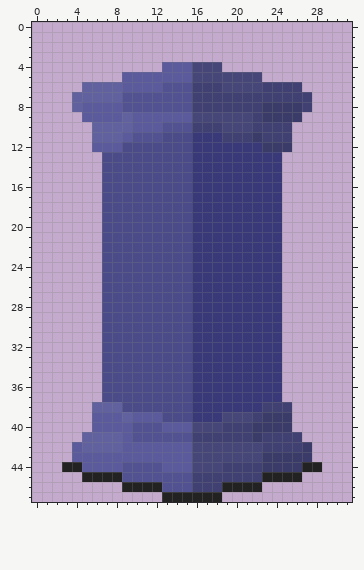
File history of a pixel-art sprite, levels/level6_pr/terrain/terrain001.png. This is how it looked before the edit.
The file is 32x48 pixels. Colours within 5 levels of each other are drawn and written as one.
The same view after the edit:
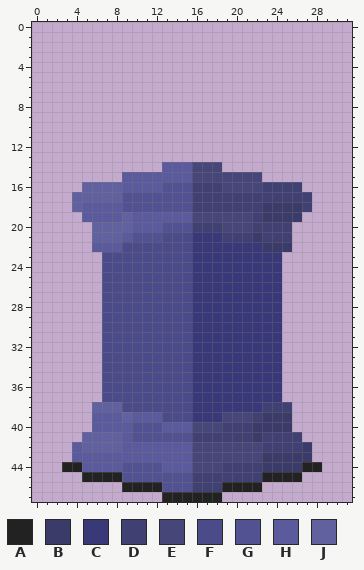
Palette (. is transparent): A #222222  B #3b3b69  C #393979  D #404072  E #464679  F #4b4b8a  G #525293  H #5a5a9c  J #6161a0
The author wrote: adding rooms, shortening terrain
From old to new:
@@ x 0..31 @@
  3 ................................
- 4 .............HHHEEE.............
- 5 .........HHHHHHHEEEEEEE.........
- 6 .....JJJJHHHHGGGDDDEEEEDDDD.....
- 7 ....JJJJJGGGGGGGDDDDDDDDDDDD....
- 8 ....JHHHHGGGGGGGDDDDDDDBBBBD....
- 9 .....HHHHJHHHHHHEEEEEEDBBBB.....
-10 ......JJJJHHHGGGDDDEEEDDDD......
-11 ......JJJHGGGFFFCCCDDDBDDD......
-12 ......HHHFFFFFFFCCCCCCCBBB......
-13 .......FFFFFFFFFCCCCCCCCC.......
-14 .......FFFFFFFFFCCCCCCCCC.......
-15 .......FFFFFFFFFCCCCCCCCC.......
-16 .......FFFFFFFFFCCCCCCCCC.......
-17 .......FFFFFFFFFCCCCCCCCC.......
-18 .......FFFFFFFFFCCCCCCCCC.......
-19 .......FFFFFFFFFCCCCCCCCC.......
-20 .......FFFFFFFFFCCCCCCCCC.......
-21 .......FFFFFFFFFCCCCCCCCC.......
-22 .......FFFFFFFFFCCCCCCCCC.......
+ 4 ................................
+ 5 ................................
+ 6 ................................
+ 7 ................................
+ 8 ................................
+ 9 ................................
+10 ................................
+11 ................................
+12 ................................
+13 ................................
+14 .............HHHEEE.............
+15 .........HHHHHHHEEEEEEE.........
+16 .....JJJJHHHHGGGDDDEEEEDDDD.....
+17 ....JJJJJGGGGGGGDDDDDDDDDDDD....
+18 ....JHHHHGGGGGGGDDDDDDDBBBBD....
+19 .....HHHHJHHHHHHEEEEEEDBBBB.....
+20 ......JJJJHHHGGGDDDEEEDDDD......
+21 ......JJJHGGGFFFCCCDDDBDDD......
+22 ......HHHFFFFFFFCCCCCCCBBB......
 23 .......FFFFFFFFFCCCCCCCCC.......
